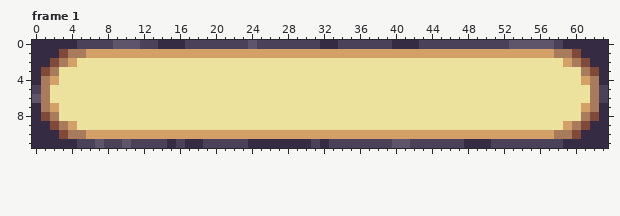
Edited in one commit: pixel-art file (layer2/rendering/assets/ui/textbox/textbox.aseprite). The picture above was drawn from the file before the commit.
64x12 pixels, 3 frames. Shown: frame 1. The commit also changed other frames, which this record leaves out.
The result:
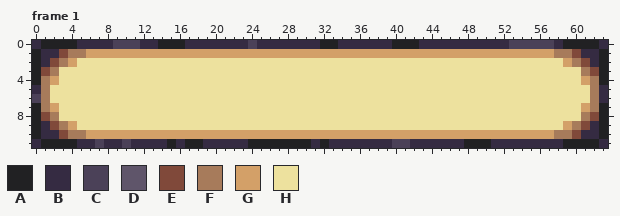
Palette (. is transparent): A #212123  B #352b42  C #4b4158  D #5f556a  E #80493a  F #a77b5b  G #d3a068  H #ede19e
The exact change:
Frame 1:
The edit turns colour B into colour A in row 0 at x 1 to 4, 14 to 16, 32 to 33, 40 to 42 and 59 to 62; in rows 1 to 4 at x 0 and 63; in rows 7 to 10 at x 0 and 63; in row 11 at x 1 to 4, 15, 17 to 18, 24 to 30, 32, 48 to 50 and 59 to 62.
The edit turns colour C into colour B in row 0 at x 5 to 8, 12 to 13, 17 to 23, 25 to 31, 34 to 39, 43 to 52 and 58; in row 5 at x 0 and 63; in row 6 at x 63; in row 11 at x 5 to 6, 8 to 9, 11 to 14, 16, 19 to 23, 31, 33 to 39, 42 to 47 and 51 to 58.
The edit turns colour D into colour C in row 0 at x 9 to 11, 24 and 53 to 57; in row 6 at x 0; in row 11 at x 7, 10 and 40 to 41.
Changed places in both pictures, as pixel boxes (x1, y1, x2, y2):
changed: (32, 40, 608, 148)
